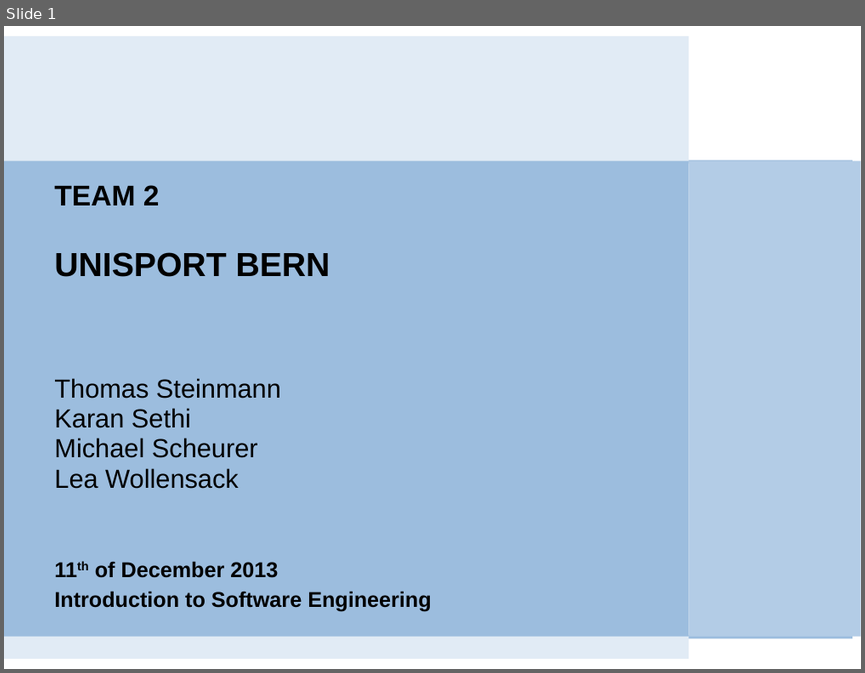
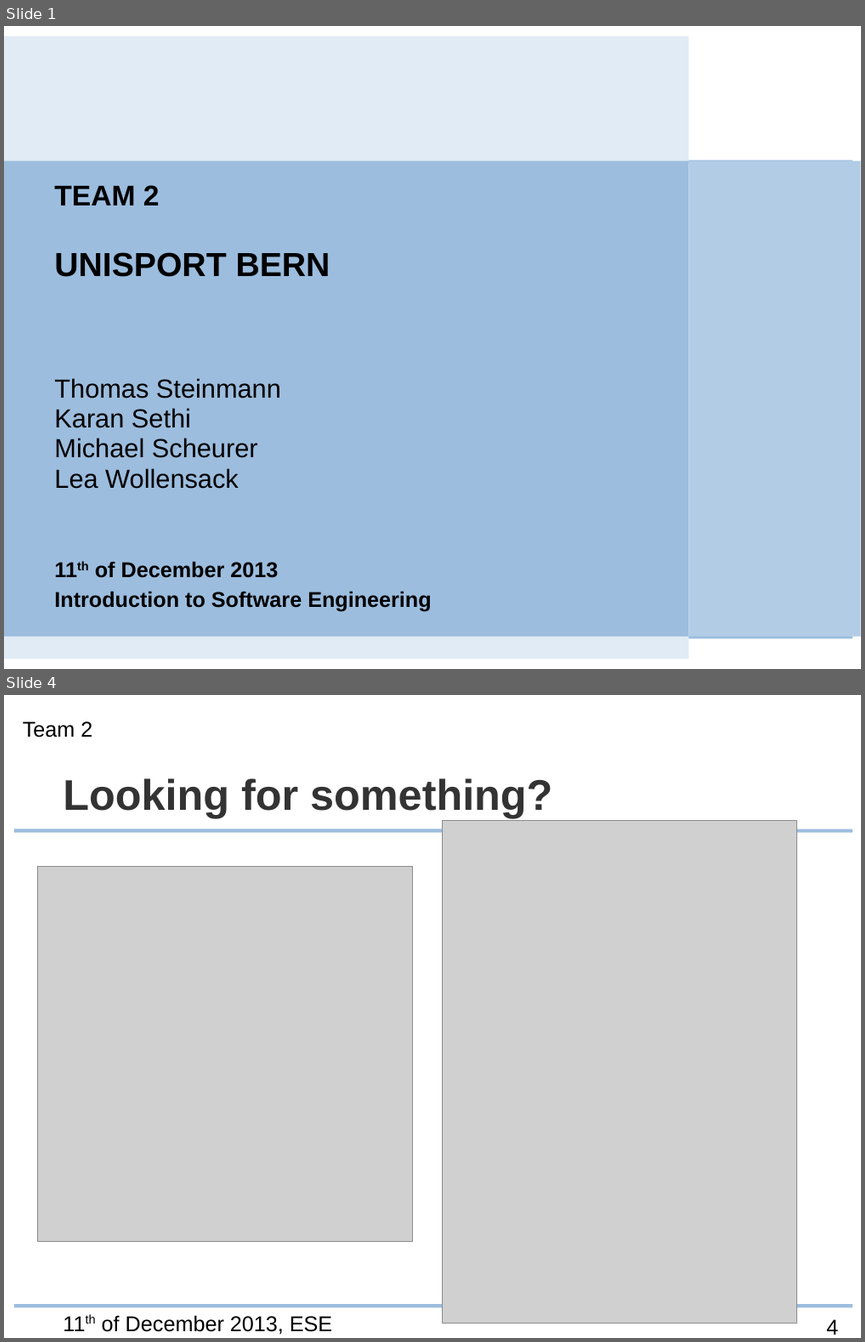
Before and after one commit to ese-unibe-ch/ese2013-team2, a slide deck: Presentation/RELEASE.odp. Shown one above the other, each under a label of ours: slide 1 before the commit, slides 1 and 4 after it; the slides between them are not shown. The pictures are 865x673 and 865x1342 pixels, drawn with LibreOffice and Linux fonts; fonts in the diff are those of the drawing; grey boxes stand for pictures; background and template pictures are left out. Boxes give left, top, right and bottom in pixels: in the first picture for what was removed or moved away, otherwise in the second. Text is boxed around its words. In the diff, an @@ line names an element or a change of style, - is before the commit and + after.

```diff
--- a/Presentation/RELEASE.odp
+++ b/Presentation/RELEASE.odp
@@ slide 4 added at (4,695,861,1338), background #FFFFFF; not listed: 2 template elements that a slide beside it also shows @@
@@ text added at (23,721,92,737), 18 pt, text #000000 @@
+Team 2
@@ title added at (63,778,552,818), 36 pt, text #333333, bold @@
+Looking for something?
@@ picture added at (443,821,796,1323) @@
@@ picture added at (37,867,413,1242) @@
@@ text added at (102,1315,332,1334), 18 pt, text #000000 @@
+11th of December 2013, ESE
@@ page number added at (826,1319,838,1334), 18 pt, text #000000 @@
+4
```
Also in this commit, not shown: 2 slides changed, 7 other slides added, 13 other files.
